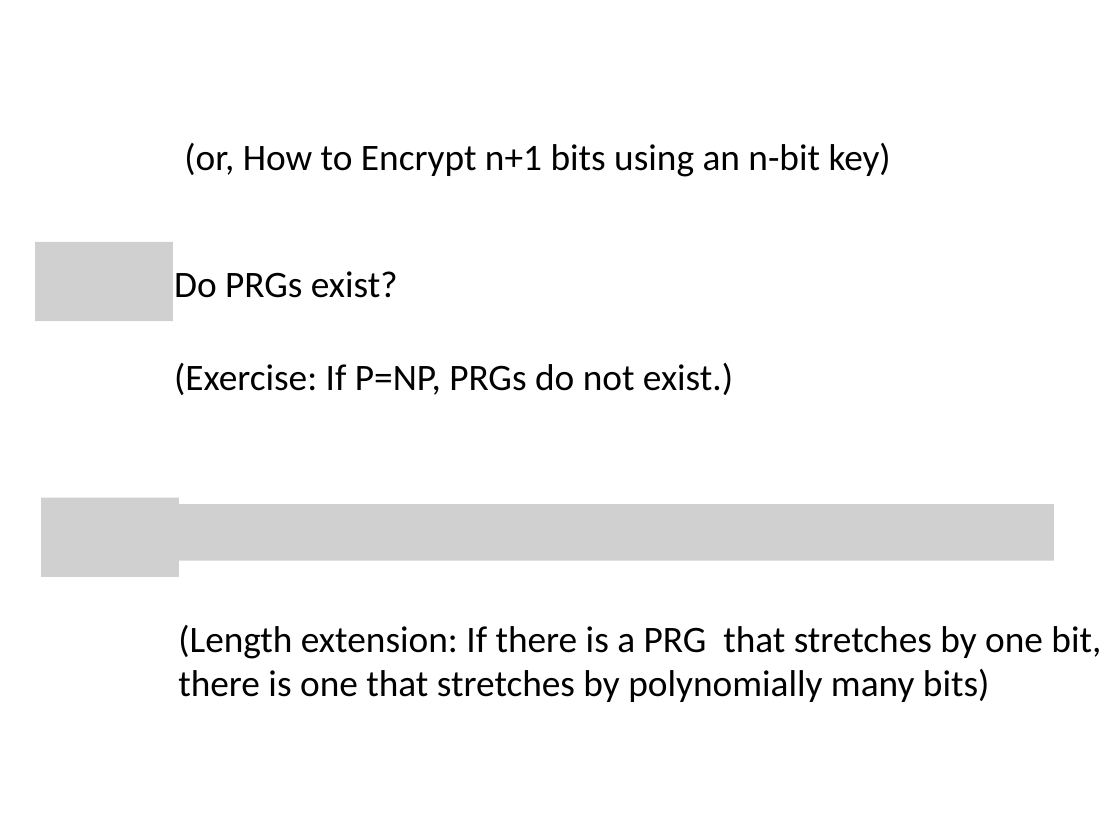
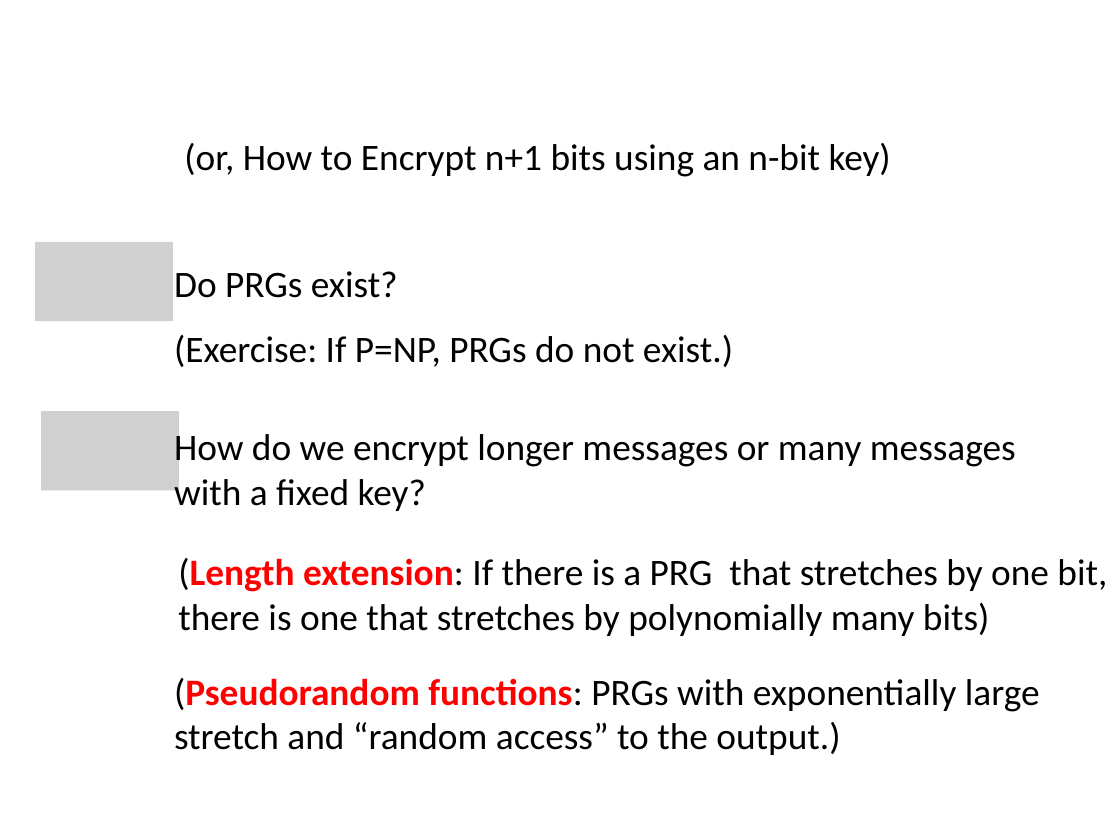
Before and after one commit to mit6875/mit6875.github.io, a slide deck: slide 28 of SLIDES/lec2.pptx (slide 22 before the commit). Drawn at 1120x840 pixels with LibreOffice and Linux fonts; fonts in the diff are those of the drawing; grey boxes stand for pictures. Boxes give left, top, right and bottom in pixels: in the first picture for what was removed or moved away, otherwise in the second. Text is boxed around its words. In the diff, an @@ line names an element or a change of style, - is before the commit and + after.

```diff
--- a/SLIDES/lec2.pptx
+++ b/SLIDES/lec2.pptx
@@ text "(Exercise: If P=NP, PRGs do ...": place and size @@
-text "(Exercise: If P=NP, PRGs do ..." at (174, 363, 733, 395)
+text "(Exercise: If P=NP, PRGs do ..." at (174, 335, 733, 367)
@@ picture added at (41, 411, 179, 491) @@
@@ text added at (174, 429, 1016, 511), 24 pt, text #000000 @@
+How do we encrypt longer messages or many messages with a fixed key?
@@ picture removed at (41, 497, 179, 577) @@
@@ picture removed at (164, 504, 1054, 560) @@
@@ text "(Length extension: If there is ...": place and size @@
-text "(Length extension: If there is ..." at (178, 625, 1101, 702)
+text "(Length extension: If there is ..." at (178, 558, 1107, 636)
@@ text "(Length extension: If there is ..." at (178, 558, 1107, 636): text colour #000000 to #FF0000, bold on in "(Length extension:" @@
@@ text added at (174, 678, 1040, 755), 24 pt, text #000000 @@
+(Pseudorandom functions: PRGs with exponentially large stretch and “random access” to the output.)
```
Also in this commit, not shown: 18 other slides changed, 18 slides added, 11 slides removed, 1 other file.
